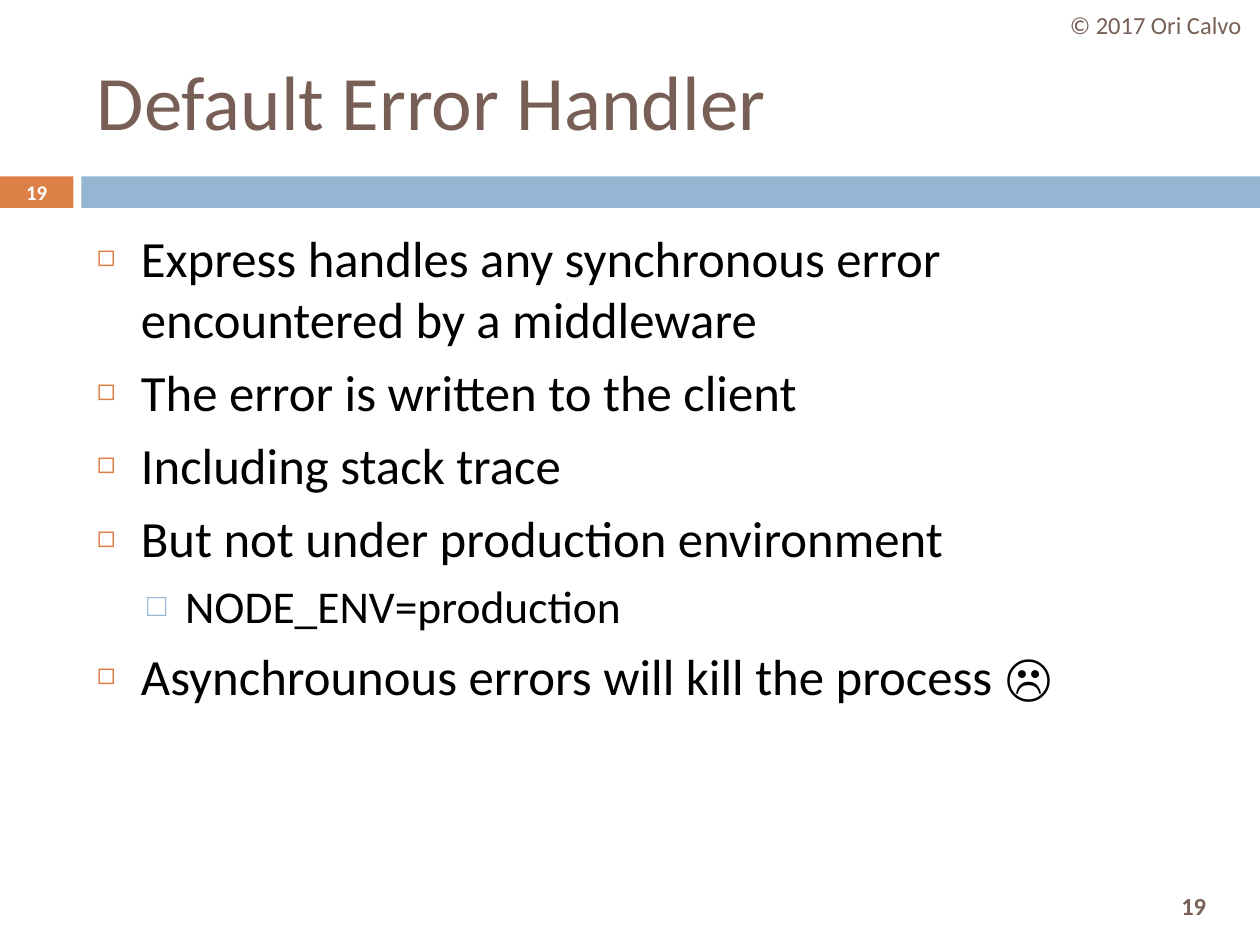
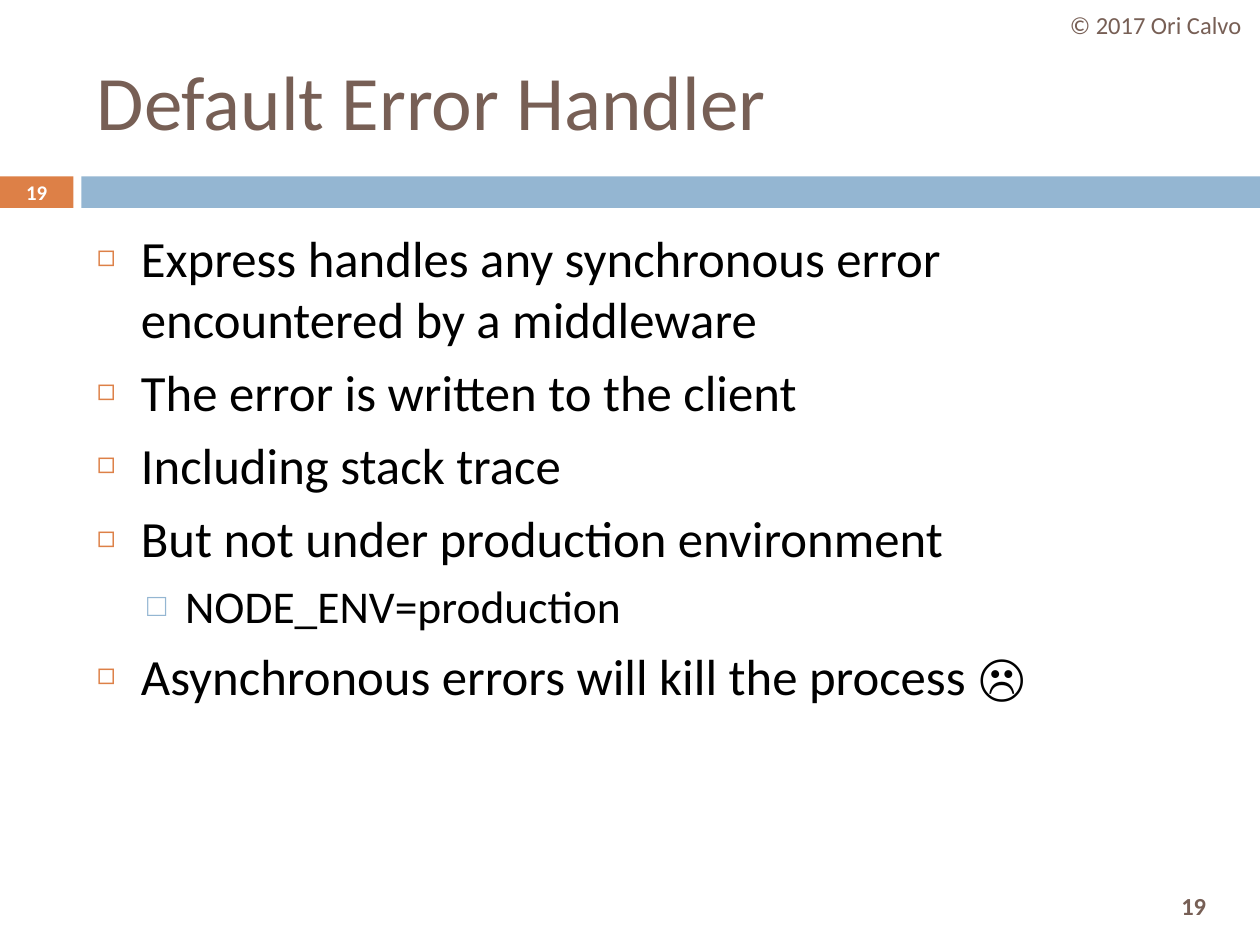
Before and after one commit to oricalvo/course-nodejs, a slide deck: slide 19 of PPTs/06 ExpressJS.pptx. Drawn at 1260x945 pixels with LibreOffice and Linux fonts; fonts in the diff are those of the drawing. Boxes give left, top, right and bottom in pixels: in the first picture for what was removed or moved away, otherwise in the second. Text is boxed around its words. In the diff, an @@ line names an element or a change of style, - is before the commit and + after.

```diff
--- a/PPTs/06 ExpressJS.pptx
+++ b/PPTs/06 ExpressJS.pptx
@@ text at [141, 659, 966, 704]: text changed @@
-◻ Asynchrounous errors will kill the process ☹
+◻ Asynchronous errors will kill the process ☹
```
Also in this commit, not shown: 4 other slides changed, 1 slide added, 22 other files.
